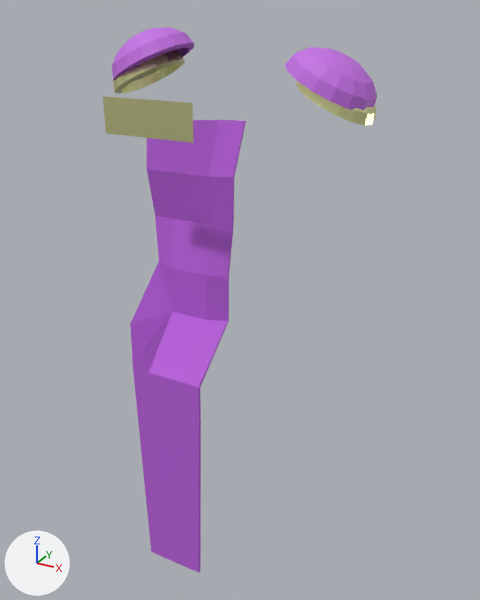
The glTF model hollowmere/Assets/Resources/Models/hexweaver_chest_1.glb, before and after one commit.
Both versions are drawn from a camera (50 mm lens) standing at (0.497, -1.034, 1.534) and looking at (-0.028, -0.08, 1.057). Arrows for +X, +Y and +Z are at lower left; the lights stay in place. The older version comes first. Where no turn or scale is listed for an object, it has been applied to the vertices. Vertices at exactly the same position are counted once.

Names of what the first picture shows: 'hexweaver_chest_1'.
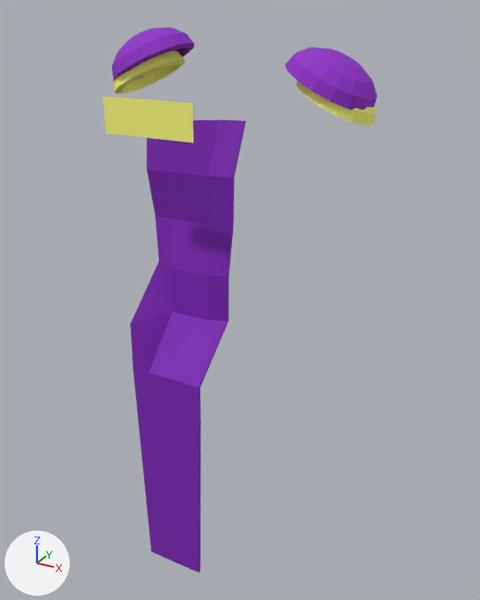
Pixel boxes (x1, y1, x2, y2) of what changed, in the pictures (480 x 600 px):
'hexweaver_chest_1', recoloured, surface changed (darker): (103, 27, 377, 573) in both
part 1 of me_p, recoloured (darker): (112, 27, 377, 110) in both
part 2 of me_p, recoloured (beige to yellow): (103, 50, 377, 143) in both
part 3 of me_p, recoloured (darker): (130, 120, 246, 573) in both

What changed in the scene script:
```text
Add img_hexweaver_chest_1_palette:
    img_hexweaver_chest_1_palette = load_image('hexweaver_chest_1_palette', '_unpacked/hexweaver_chest_1_palette', 256, 256, 'sRGB')
Add mat_hexweaver_chest_1_mat:
    mat_hexweaver_chest_1_mat = principled_material('hexweaver_chest_1_mat')
    mat_hexweaver_chest_1_mat.texture = img_hexweaver_chest_1_palette
    mat_hexweaver_chest_1_mat.roughness = 0.8
Change me_p:
    where me_p.from_pydata(...)  # 640 vertices, 1248 faces; spans x -0.31..0.162, y -0.296..0.087, z 0.612..1.504
    used by ob_hexweaver_chest_1; location = (0.0, 0.0, 0.0)
    me_p part 1: all 512 faces that had it switch from mat_main (purple #c66fe6) to mat_hexweaver_chest_1_mat (picture img_hexweaver_chest_1_palette)
    me_p part 2: all 520 faces that had it switch from mat_trim (beige #ffffba) to mat_hexweaver_chest_1_mat (picture img_hexweaver_chest_1_palette)
    me_p part 3: all 216 faces that had it switch from mat_cloth (purple #ba5fdc) to mat_hexweaver_chest_1_mat (picture img_hexweaver_chest_1_palette)
    me_p part 4: texture (UV) coordinates changed
```
